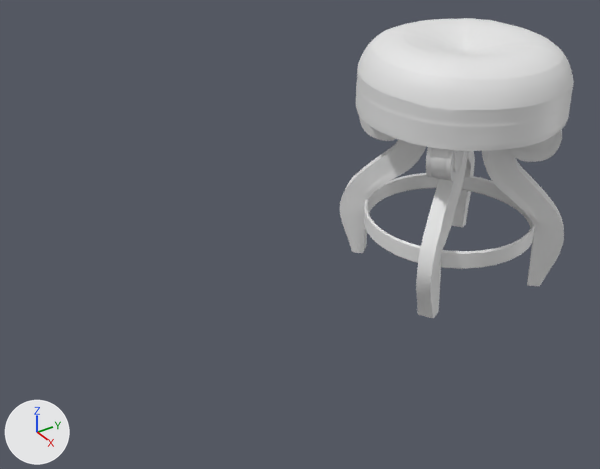
Two versions of the Blender file Chair/Chair.blend, one commit apart.
One viewpoint serves both versions: a 50 mm lens placed at (1.541, -3.116, 0.878), pointed at (0.0, -2.086, -0.183). The axes (+X, +Y, +Z) are drawn at lower left. The lights are the same throughout.

Before the edit, the objects in view are built like this:
```python
me_circle = bpy.data.meshes.new('Circle')
me_circle.from_pydata(...)  # 192 vertices, 192 faces; spans x -0.248..0.248, y -0.248..0.248, z -0.05..0.005
me_circle.polygons.foreach_set('use_smooth', [True] * 192)
me_cylinder_001 = bpy.data.meshes.new('Cylinder.001')
me_cylinder_001.from_pydata(...)  # 458 vertices, 456 faces; spans x -0.286..0.286, y -0.284..0.284, z 0.04..0.25
me_cylinder_001.polygons.foreach_set('use_smooth', [True] * 456)
me_plane_002 = bpy.data.meshes.new('Plane.002')
me_plane_002.from_pydata(...)  # 2824 vertices, 2816 faces; spans x -0.327..0.327, y -0.658..-0.123, z -0.33..0.33
me_plane_002.polygons.foreach_set('use_smooth', [True] * 2816)
ob_circle = bpy.data.objects.new('Circle', me_circle)
ob_circle.location = (0.0, -1.562, -0.267)
ob_plane_002 = bpy.data.objects.new('Plane.002', me_plane_002)
ob_plane_002.location = (0.0, -1.563, 0.203)
ob_plane_002.rotation_euler = (1.571, 0.0, 0.719)  # degrees (90, 0, 41)
_m = ob_plane_002.modifiers.new('Subdivision', 'SUBSURF')
ob_seat = bpy.data.objects.new('Seat', me_cylinder_001)
ob_seat.location = (0.0, -1.563, 0.007)
_m = ob_seat.modifiers.new('Subdivision', 'SUBSURF')
```
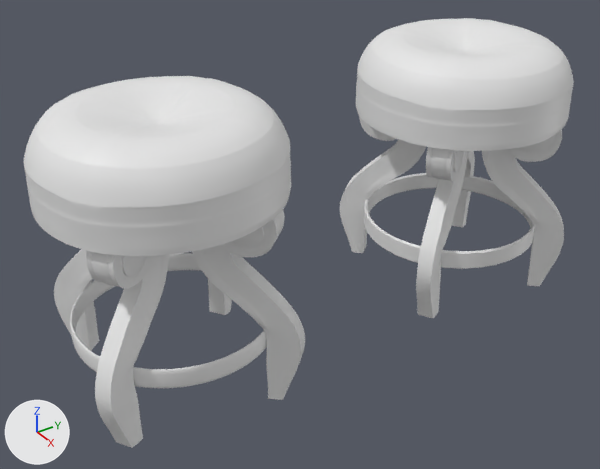
Commit message: applying modifiers

Pixel boxes (x1, y1, x2, y2) of what changed, in the pictures (600 x 469 px):
'Seat.001', added: after (24, 76, 305, 448)

The change, as a diff of the scene's bpy script:
```diff
--- a/Chair/Chair.blend.py
+++ b/Chair/Chair.blend.py
@@ me_cylinder_002 @@
+me_cylinder_002.from_pydata(...)  # 3474 vertices, 3464 faces; spans x -0.286..0.286, y -0.284..0.284, z -0.462..0.25
+me_cylinder_002.polygons.foreach_set('use_smooth', [True] * 3464)
@@ ob_seat_001 @@
+ob_seat_001 = bpy.data.objects.new('Seat.001', me_cylinder_002)
+ob_seat_001.location = (0.0, -2.45, 0.007)
+_m = ob_seat_001.modifiers.new('Subdivision', 'SUBSURF')
```
